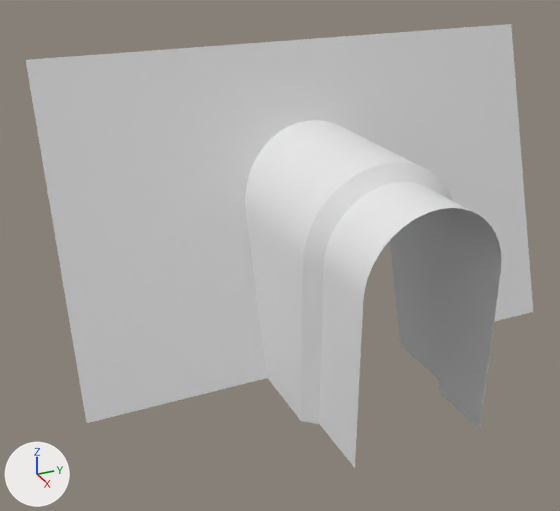
The FBX model Assets/Art/Meshs/1-Enviros/Kit/Tuto/SM_WallP_tuto_1.fbx as it was, and as the next commit left it.
Rendered twice from a 50 mm camera at (35.1, -34.5, 25.2) aimed at (0.1, -18.8, 7.7). The lights are fixed; the arrows at lower left show +X, +Y and +Z. The older version comes first. Materials are left out; every surface is plain grey. Where no turn or scale is listed for an object, it has been applied to the vertices.

The first picture shows 'SM_WallP_tuto_1'.
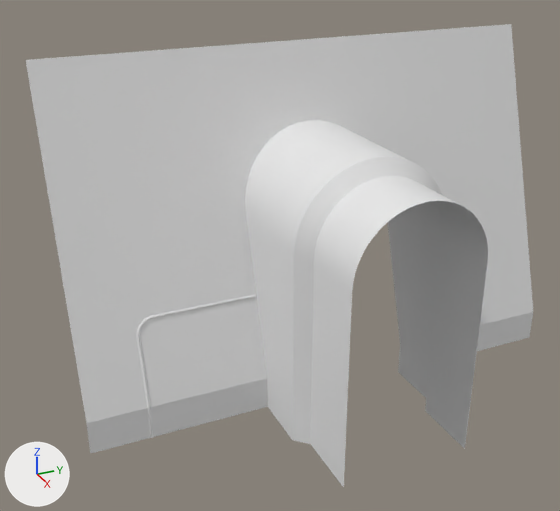
Pixel boxes [x1, y1, x2, y2] of what changed, in the pictures (560 x 511 px; the box of a moved part takes in the faces that stretch with it):
'SM_WallP_tuto_1', reshaped
    before: [26, 24, 533, 468]
    after: [26, 24, 533, 487]
part 1 of me_mesh, moved or reshaped
    before: [86, 169, 533, 424]
    after: [86, 169, 533, 487]

What changed in the scene script:
```text
Change me_mesh:
    used by ob_sm_wallp_tuto_1; location = (0.0, 0.0, 0.0)
    remove me_mesh.from_pydata(...)  # 104 vertices, 97 faces; spans x -5.7..9.0, y -30.0..0.0, z 0.0..18.1
    add me_mesh.from_pydata(...)  # 175 vertices, 172 faces; spans x -5.7..8.0, y -30.0..0.0, z -2.0..18.1
    me_mesh part 1
    31 faces are deleted
    72 vertices in x 4.5..9.0, y -19.5..-10.5, z 0.0..13.7 move by (-1.0, 0.0, 0.0)
    3 vertices move from x 4.5, y -19.5..-10.5, z 0.0..9.2 to x -1.5..0.0, y -19.5..-10.5, z -2.0..4.8
    59 vertices are added at x -5.7..3.5, y -26.7..-3.1, z -2.0..18.1
    6 new vertices lie (0.0, 0.0, -2.0) away from vertices in x 0.0..9.0, y -30.0..0.0, z 0.0
    6 new vertices lie (0.0, 0.0, 2.0) away from vertices in x 0.0..0.1, y -26.7..-6.5, z -2.0
    106 new faces join them
```
